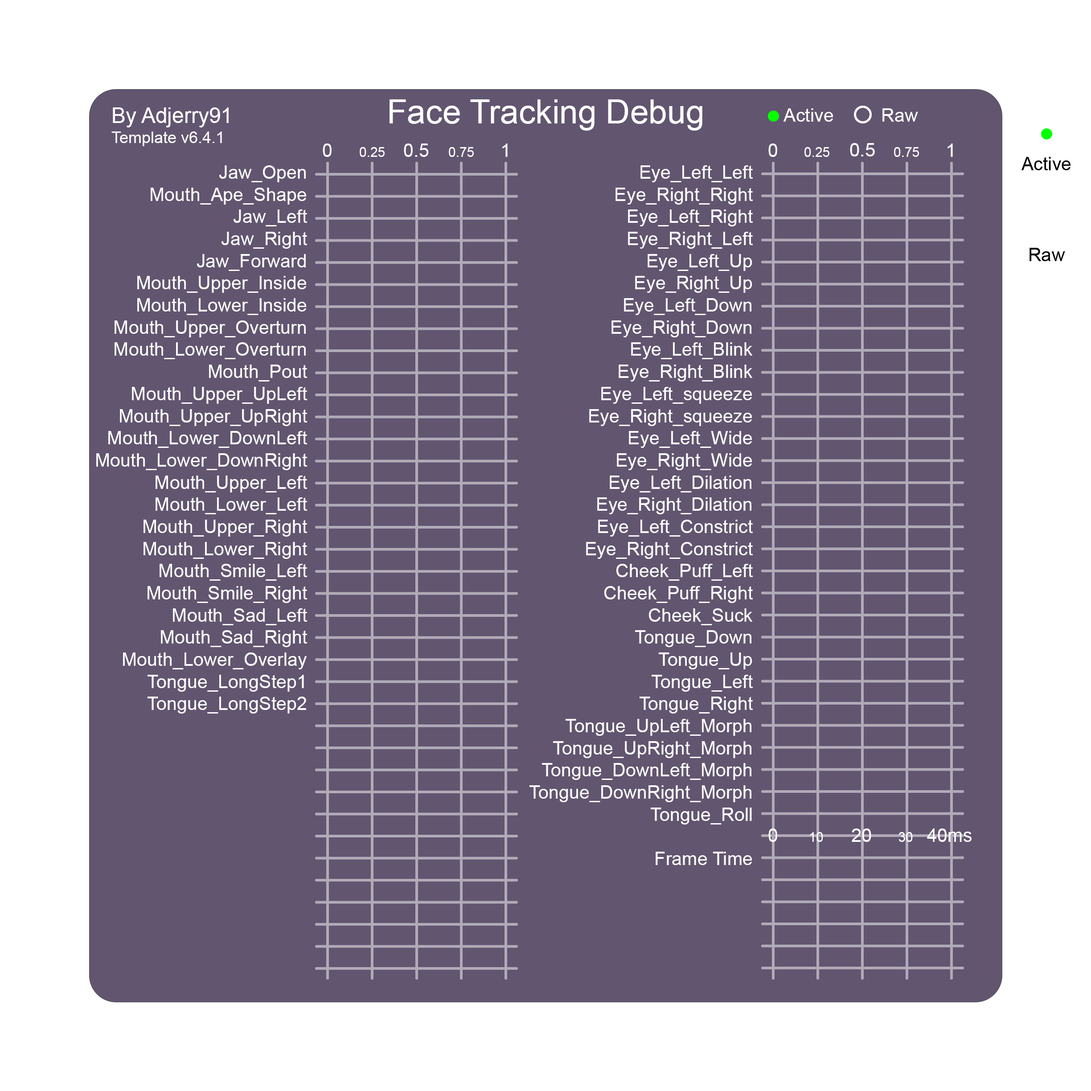
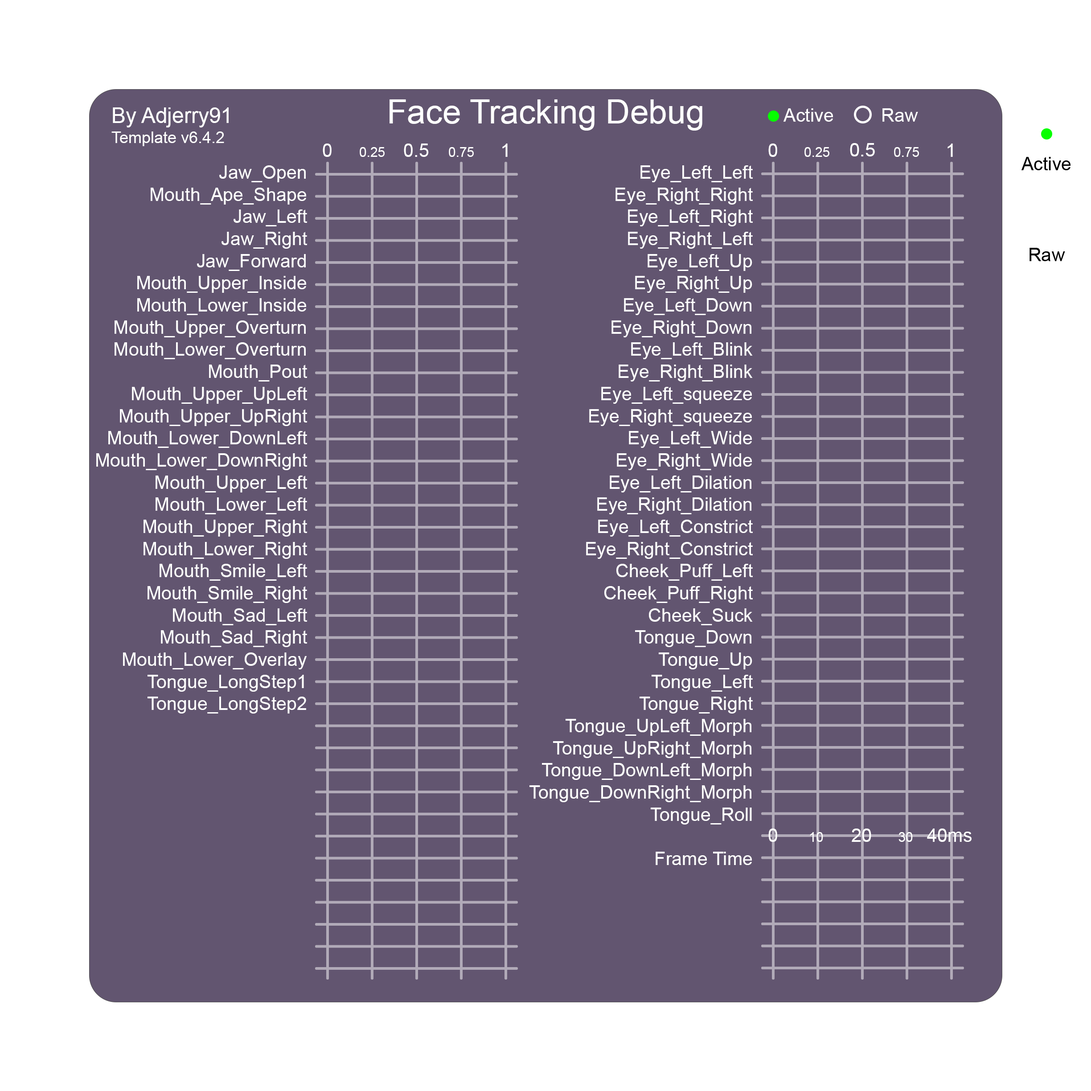
Before/after of a 1091×1091 layered artwork. What changed in the layer stack:
painted on "Template Version" over (216, 131, 225, 144)
